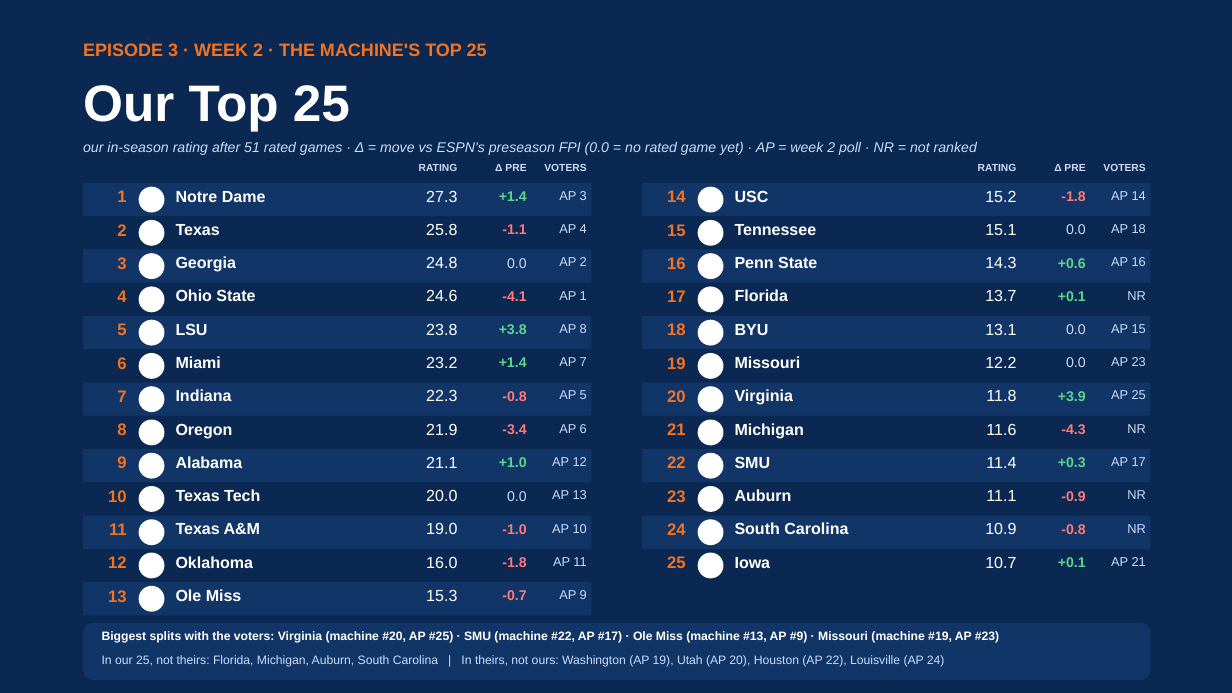
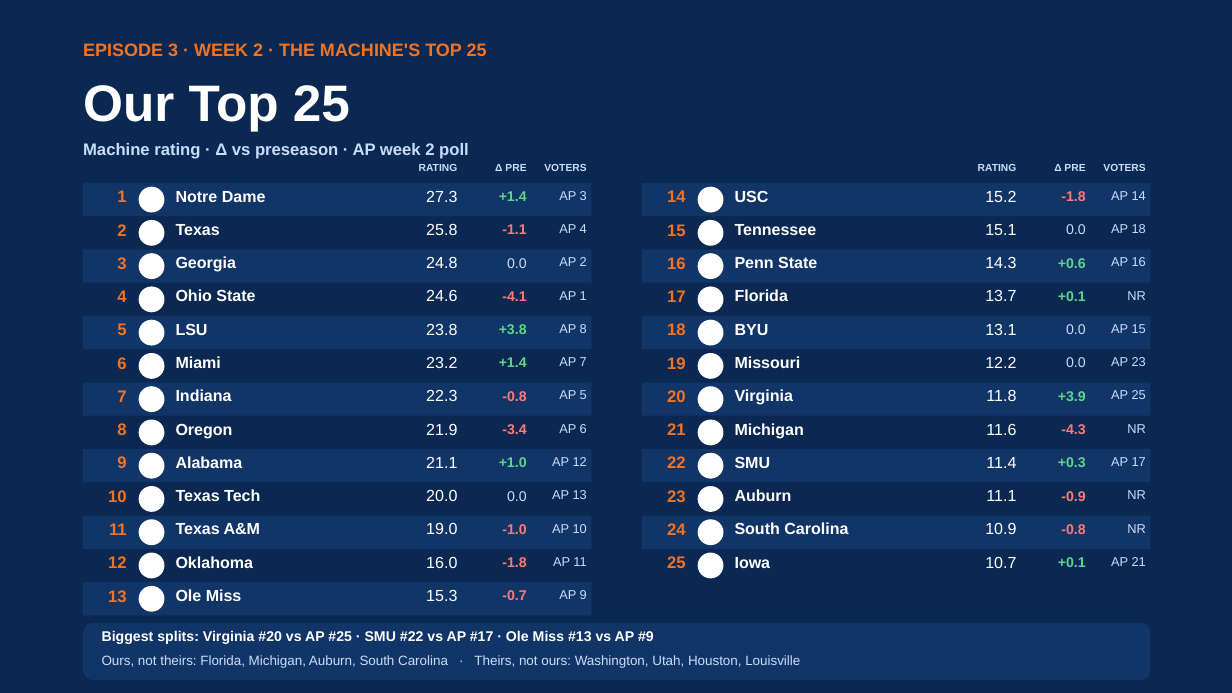
Before and after one commit to lucasalvarezflorida-lab/ncaa-fbs-analytics, a slide deck: slide 1 of decks/2026_Week2_Episode3.pptx. Drawn at 1232x693 pixels with LibreOffice and Linux fonts; fonts in the diff are those of the drawing; background and template pictures are left out. Boxes give left, top, right and bottom in pixels: in the first picture for what was removed or moved away, otherwise in the second. Text is boxed around its words. In the diff, an @@ line names an element or a change of style, - is before the commit and + after.

```diff
--- a/decks/2026_Week2_Episode3.pptx
+++ b/decks/2026_Week2_Episode3.pptx
@@ text at <box>83,143,469,159</box>: text changed; size 11 to 13 pt; bold on; italic off @@
-our in-season rating after 51 rated games · Δ = move vs ESPN's preseason FPI (0.0 = no rated game yet) · AP = week 2 poll · NR = not ranked
+Machine rating · Δ vs preseason · AP week 2 poll
@@ text at <box>102,655,800,668</box>: text changed; size 9.5 to 10.5 pt @@
-In our 25, not theirs: Florida, Michigan, Auburn, South Carolina | In theirs, not ours: Washington (AP 19), Utah (AP 20), Houston (AP 22), Louisville (AP 24)
+Ours, not theirs: Florida, Michigan, Auburn, South Carolina · Theirs, not ours: Washington, Utah, Houston, Louisville
@@ text at <box>102,630,654,644</box>: text changed; size 9.5 to 11 pt @@
-Biggest splits with the voters: Virginia (machine #20, AP #25) · SMU (machine #22, AP #17) · Ole Miss (machine #13, AP #9) · Missouri (machine #19, AP #23)
+Biggest splits: Virginia #20 vs AP #25 · SMU #22 vs AP #17 · Ole Miss #13 vs AP #9
```
Also in this commit, not shown: 4 other slides changed, 1 other file.
